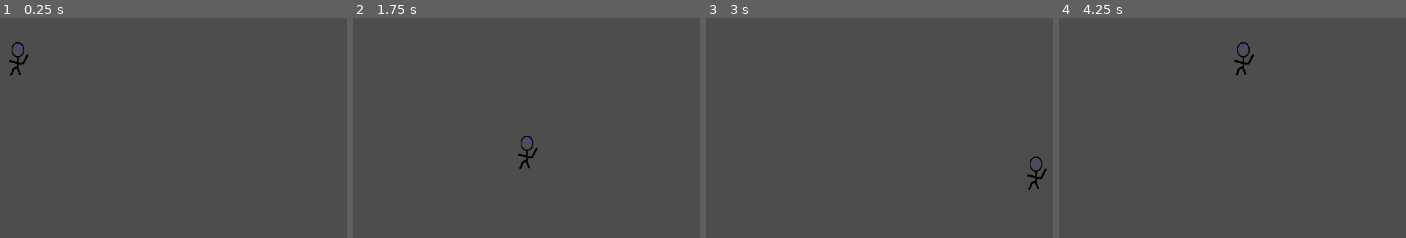
Above: before the commit, frames 1-4 (left to right).
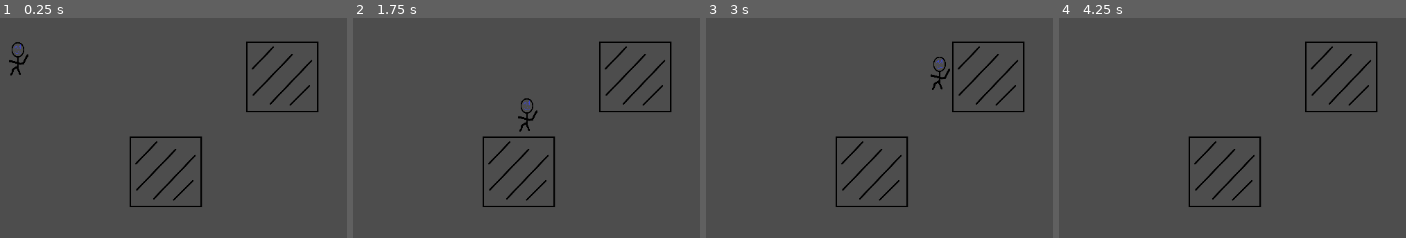
Above: after the commit, the same moments.

Repository: Lila-Kuhlt/Close-Encounters-of-the-Jeff-Kind
Game: Godot game, scene res://scenes/world.tscn
Two runs of this game, one before a commit and one after it. Both use one fixed random seed, a clock stepped at 60 frames per second and the inputs below.
Inputs:
- Up to frame 1 (0.25 s): no input
- Up to frame 2 (1.75 s): tap Enter at 0.5 s; hold Right (ui_right) 0.53-1.28 s; hold Down (ui_down) from 1.28 s (still down)
- Up to frame 3 (3 s): release Down (ui_down) at 2.03 s; hold Right (ui_right) 2.03-2.78 s; hold Up (ui_up) from 2.78 s (still down)
- Up to frame 4 (4.25 s): release Up (ui_up) at 3.53 s; hold Left (ui_left) from 3.53 s (still down)

The runs differ from the first frame. In frame 1, 2.0% of the frame differs, in the area x 37-92%, y 10-86%; in frame 2, 2.5%; in frame 3, 2.5%, in the area x 37-99%, y 10-86%; in frame 4, 2.3%.

Commit message:
add block scenes

Diff:
--- /dev/null
+++ b/godot/scenes/Block.tscn
@@ -0,0 +1,16 @@
+[gd_scene load_steps=3 format=3 uid="uid://b4jyvomdeeaui"]
+
+[ext_resource type="Texture2D" uid="uid://d0joimhkv1ikr" path="res://assets/block.png" id="1_rdqty"]
+
+[sub_resource type="RectangleShape2D" id="RectangleShape2D_3817d"]
+size = Vector2(106, 103)
+
+[node name="Block" type="StaticBody2D"]
+
+[node name="CollisionShape2D" type="CollisionShape2D" parent="."]
+position = Vector2(0, -0.5)
+shape = SubResource("RectangleShape2D_3817d")
+
+[node name="Sprite2D" type="Sprite2D" parent="."]
+scale = Vector2(0.225108, 0.225108)
+texture = ExtResource("1_rdqty")
--- a/godot/scenes/Player.gd
+++ b/godot/scenes/Player.gd
@@ -1,8 +1,6 @@
 extends CharacterBody2D
 
-
 const SPEED = 300.0
-
 
 func _physics_process(delta):
 	var direction
--- a/godot/scenes/Player.tscn
+++ b/godot/scenes/Player.tscn
@@ -4,8 +4,8 @@
 [ext_resource type="Script" path="res://scenes/Player.gd" id="1_n0o0d"]
 
 [sub_resource type="CapsuleShape2D" id="CapsuleShape2D_qcgqc"]
-radius = 19.0
-height = 82.0
+radius = 17.0
+height = 62.0
 
 [node name="Jeff" type="CharacterBody2D"]
 motion_mode = 1
--- a/godot/scenes/world.tscn
+++ b/godot/scenes/world.tscn
@@ -1,8 +1,15 @@
-[gd_scene load_steps=2 format=3 uid="uid://bbquwrshbt744"]
+[gd_scene load_steps=3 format=3 uid="uid://bbquwrshbt744"]
 
 [ext_resource type="PackedScene" uid="uid://c7xru3o3piygv" path="res://scenes/Player.tscn" id="1_5rfft"]
+[ext_resource type="PackedScene" uid="uid://b4jyvomdeeaui" path="res://scenes/Block.tscn" id="2_pfops"]
 
 [node name="World" type="Node2D"]
 
 [node name="Jeff" parent="." instance=ExtResource("1_5rfft")]
 position = Vector2(36, 58)
+
+[node name="Block" parent="." instance=ExtResource("2_pfops")]
+position = Vector2(417, 85)
+
+[node name="Block2" parent="." instance=ExtResource("2_pfops")]
+position = Vector2(249, 222)
Binary file added: godot/assets/block.png
Not shown, added: godot/assets/block.png.import
